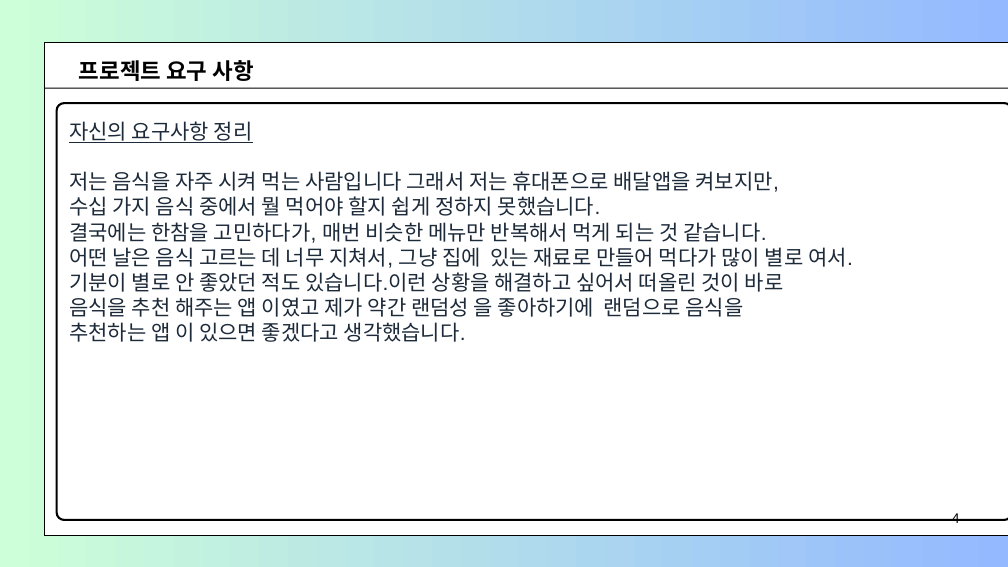
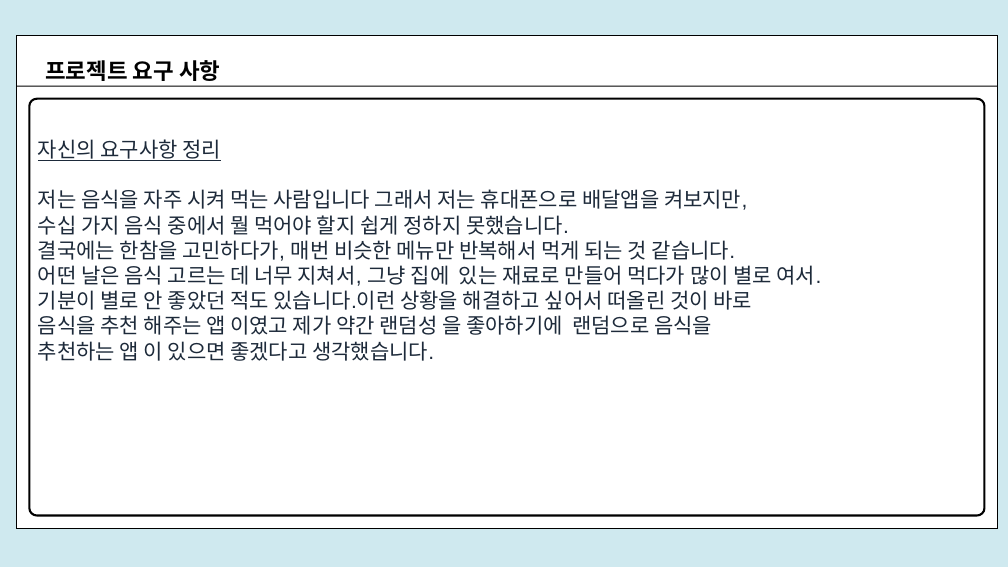
Before and after one commit to JANGCHUALHWA/FlutterProject, a slide deck: slide 4 of 장철화 앱 프로젝트.pptx. Drawn at 1008x567 pixels with LibreOffice and Linux fonts; fonts in the diff are those of the drawing. Boxes give left, top, right and bottom in pixels: in the first picture for what was removed or moved away, otherwise in the second. Text is boxed around its words. In the diff, an @@ line names an element or a change of style, - is before the commit and + after.

```diff
--- a/장철화 앱 프로젝트.pptx
+++ b/장철화 앱 프로젝트.pptx
@@ background gradient #CDFFD8 to #94B9FF to #B7DEE8 at 66% opacity @@
@@ freeform shape resized from (x1=45, y1=42, x2=1008, y2=535) to (x1=17, y1=36, x2=997, y2=528) @@
@@ text "프로젝트 요구 사항" moved from (x1=79, y1=60, x2=254, y2=81) to (x1=45, y1=60, x2=220, y2=81) @@
@@ line moved from (45, 88) - (1008, 88) to (17, 86) - (997, 86) @@
@@ freeform shape moved from (x1=56, y1=103, x2=1008, y2=520) to (x1=29, y1=99, x2=984, y2=516) @@
@@ text "자신의 요구사항 정리" moved from (x1=69, y1=121, x2=853, y2=342) to (x1=38, y1=139, x2=822, y2=361) @@
@@ text removed at (x1=952, y1=513, x2=960, y2=523) @@
-4
```
Also in this commit, not shown: 5 other slides changed, 4 slides added.
